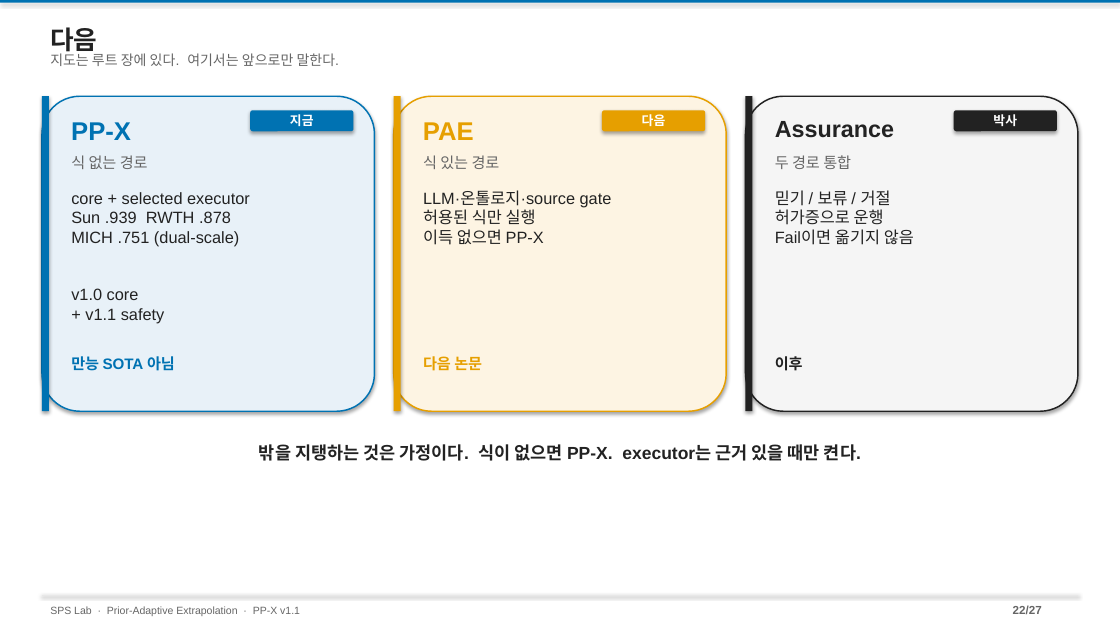
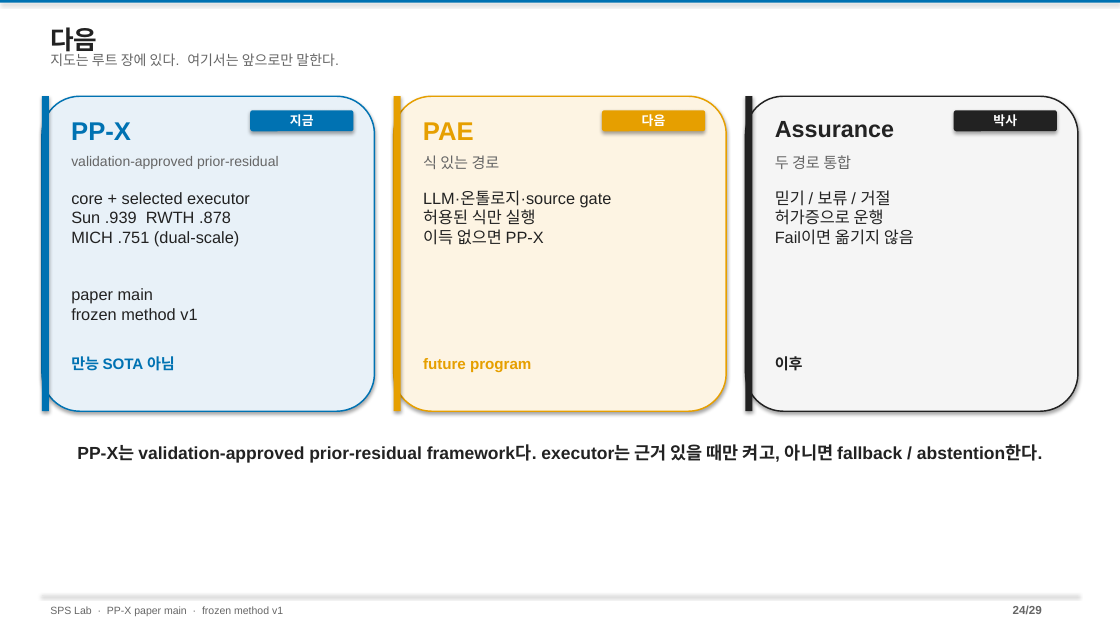
Before and after one commit to amumujs-create/pp_pae_total, a slide deck: slide 24 of output/PP_Research_Detailed_v2.pptx (slide 22 before the commit). Drawn at 1120x630 pixels with LibreOffice and Linux fonts; fonts in the diff are those of the drawing. Boxes give left, top, right and bottom in pixels: in the first picture for what was removed or moved away, otherwise in the second. Text is boxed around its words. In the diff, an @@ line names an element or a change of style, - is before the commit and + after.

```diff
--- a/output/PP_Research_Detailed_v2.pptx
+++ b/output/PP_Research_Detailed_v2.pptx
@@ text at bbox=[71, 156, 279, 169]: text changed; size 13 to 12 pt @@
-식 없는 경로
+validation-approved prior-residual
@@ text at bbox=[71, 288, 197, 320]: text changed @@
-v1.0 core
-+ v1.1 safety
+paper main
+frozen method v1
@@ text at bbox=[423, 358, 531, 372]: text changed @@
-다음 논문
+future program
@@ text at bbox=[77, 444, 1043, 463]: text changed @@
-밖을 지탱하는 것은 가정이다. 식이 없으면 PP-X. executor는 근거 있을 때만 켠다.
+PP-X는 validation-approved prior-residual framework다. executor는 근거 있을 때만 켜고, 아니면 fallback / abstention한다.
@@ text at bbox=[50, 606, 283, 616]: text changed @@
-SPS Lab · Prior-Adaptive Extrapolation · PP-X v1.1
+SPS Lab · PP-X paper main · frozen method v1
@@ text at bbox=[1013, 606, 1042, 614]: text changed @@
-22/27
+24/29
```
Also in this commit, not shown: 26 other slides changed, 2 slides added, 11 other files.
